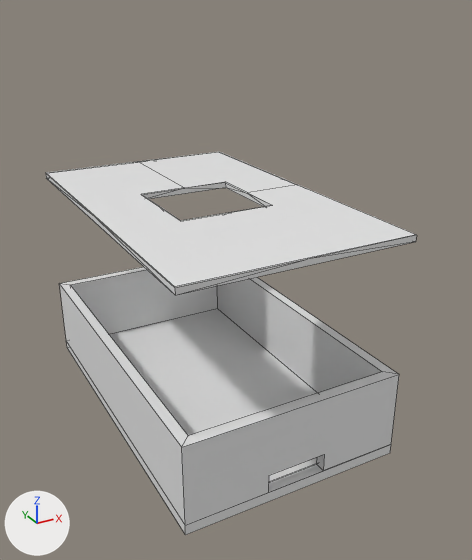
The Blender file Case Assets/macroPad_Case.blend, before and after one commit.
Rendered twice from a camera (50 mm lens) standing at (-39.7, -81.7, 59.2) and looking at (2.8, -4.5, 20.7). The axes (+X, +Y, +Z) are drawn at lower left. The lights are the same throughout. Mesh edges are drawn as thin lines.

Before the edit, the objects in view are built like this:
```python
me_cube = bpy.data.meshes.new('Cube')
me_cube.from_pydata(...)  # 28 vertices, 24 faces; spans x -1.0..1.0, y -1.0..1.0, z -1.0..16.3
me_cube_001 = bpy.data.meshes.new('Cube.001')
me_cube_001.from_pydata(...)  # 40 vertices, 46 faces; spans x -1.01..1.01, y -1.0..1.0, z 4.46..5.69
ob_base = bpy.data.objects.new('Base', me_cube)
ob_base.location = (0.0, 0.0, 0.0)
ob_base.scale = (16.0, 26.0, 0.75)
ob_lid = bpy.data.objects.new('Lid', me_cube_001)
ob_lid.location = (0.0, 0.0, 27.9)
ob_lid.scale = (16.0, 26.0, 0.75)
```
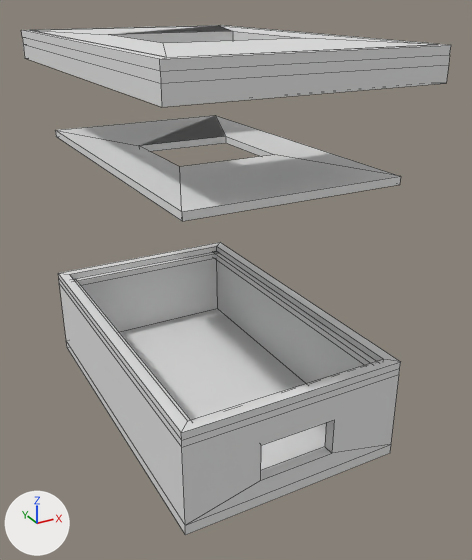
Commit message: Case backup before I try something I'm scared to do

Location of each change, (x1, y1, x2, y2) in pixels of the pictures (472 x 560 px):
'Base', reshaped, rescaled (9% taller)
    before: (59, 267, 399, 535)
    after: (58, 242, 401, 535)
'Lid', reshaped, moved, rescaled
    before: (46, 152, 417, 295)
    after: (31, 25, 438, 58)
'Switch Plate', added
    after: (55, 115, 401, 221)
'Skirt', added
    after: (21, 25, 451, 107)
part 1 of me_cube, added
    after: (58, 242, 401, 535)

Patch to the scene script:
```diff
--- a/Case Assets/macroPad_Case.blend.py
+++ b/Case Assets/macroPad_Case.blend.py
@@ me_cube @@
 # used by ob_base; location = (0.0, 0.0, 0.0); scale = (16.0, 26.0, 0.75)
-me_cube.from_pydata(...)  # 28 vertices, 24 faces; spans x -1.0..1.0, y -1.0..1.0, z -1.0..16.3
+me_cube.from_pydata(...)  # 60 vertices, 56 faces; spans x -16.0..16.0, y -26.0..26.0, z -0.8..14.2
+# me_cube part 1
+# 28 vertices are added at x -16.0..16.0, y -26.0..26.0, z -0.8..12.2
+# 16 new vertices lie (0.0, 0.0, 1.0) away from vertices in x -16.0..16.0, y -26.0..26.0, z 12.2
+# 8 new vertices lie (0.0, 0.0, -11.4) away from vertices in x -16.0..16.0, y -26.0..26.0, z 12.2
+# 8 new vertices lie (0.0, 0.0, 1.0) away from vertices in x -16.0..16.0, y -26.0..26.0, z 13.2
+# 56 new faces join them
@@ me_cube_001 @@
 # used by ob_lid; location = (0.0, 0.0, 27.9); scale = (16.0, 26.0, 0.75)
-me_cube_001.from_pydata(...)  # 40 vertices, 46 faces; spans x -1.01..1.01, y -1.0..1.0, z 4.46..5.69
+me_cube_001.from_pydata(...)  # 16 vertices, 17 faces; spans x -16.08..15.92, y -25.87..26.13, z -1.0..1.0
+# me_cube_001 part 2: the whole mesh is rebuilt
@@ me_cube_003 @@
+me_cube_003.from_pydata(...)  # 37 vertices, 31 faces; spans x -18.1..15.9, y -25.6..28.4, z -3.0..1.0
@@ me_cube_001_1 @@
+me_cube_001_1.from_pydata([(-14.0, -24.4, 0.2), (-14.0, 23.9, 0.2), (14.5, 23.9, 0.2), (14.5, -24.4, 0.2), (7.4, 6.5, 0.2), (7.4, -7.5, 0.2), (-6.6, -7.5, 0.2), (-6.6, 6.5, 0.2), (-14.0, -24.4, -0.8), (14.5, -24.4, -0.8), (7.4, -7.5, -0.8), (-6.6, -7.5, -0.8), (-14.0, 23.9, -0.8), (14.5, 23.9, -0.8), (7.4, 6.5, -0.8), (-6.6, 6.5, -0.8)], [], [(15, 14, 4, 7), (10, 11, 6, 5), (14, 10, 5, 4), (0, 3, 5, 6), (12, 8, 0, 1), (11, 15, 7, 6), (0, 8, 9, 3), (9, 13, 14, 10), (12, 15, 14, 13), (15, 12, 8, 11), (11, 8, 9, 10), (4, 2, 13, 12, 1, 7), (7, 1, 2, 4), (12, 13, 2, 1), (13, 9, 3, 2), (0, 6, 7, 1), (4, 2, 3, 5)])
@@ ob_base @@
 ob_base.location = (0.0, 0.0, 0.0)
-ob_base.scale = (16.0, 26.0, 0.75)
@@ ob_lid @@
 ob_lid = bpy.data.objects.new('Lid', me_cube_001)
-ob_lid.location = (0.0, 0.0, 27.9)
-ob_lid.scale = (16.0, 26.0, 0.75)
+ob_lid.location = (0.1, -0.2, 53.1)
@@ ob_skirt @@
+ob_skirt = bpy.data.objects.new('Skirt', me_cube_003)
+ob_skirt.location = (1.1, -1.4, 53.1)
@@ ob_switch_plate @@
+ob_switch_plate = bpy.data.objects.new('Switch Plate', me_cube_001_1)
+ob_switch_plate.location = (-0.2, 0.1, 39.0)
```
